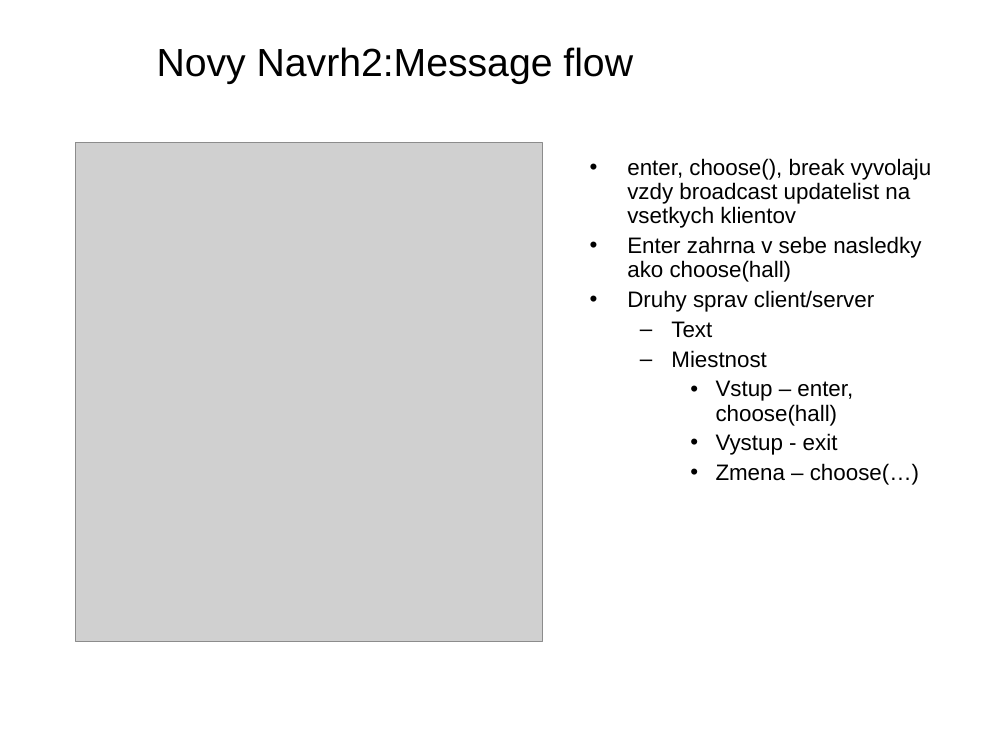
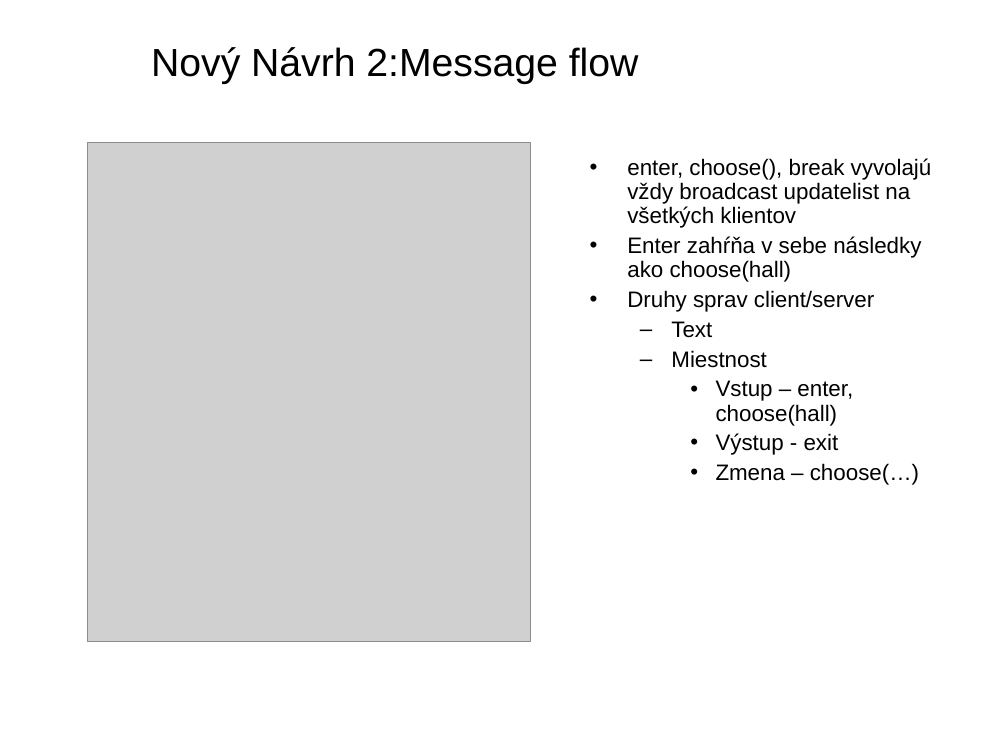
Before and after one commit to estamina/roomers, a slide deck: slide 13 of doc/chat.stano.ppt (slide 11 before the commit). Drawn at 1008x756 pixels with LibreOffice and Linux fonts; fonts in the diff are those of the drawing; grey boxes stand for pictures; background and template pictures are left out. Boxes give left, top, right and bottom in pixels: in the first picture for what was removed or moved away, otherwise in the second. Text is boxed around its words. In the diff, an @@ line names an element or a change of style, - is before the commit and + after.

```diff
--- a/doc/chat.stano.ppt
+++ b/doc/chat.stano.ppt
@@ title at (x1=151, y1=47, x2=639, y2=84): text changed @@
-Novy Navrh2:Message flow
+Nový Návrh 2:Message flow
@@ picture resized from (x1=76, y1=143, x2=542, y2=642) to (x1=88, y1=143, x2=530, y2=642) @@
@@ text at (x1=627, y1=158, x2=932, y2=282): text changed @@
-• enter, choose(), break vyvolaju vzdy broadcast updatelist na vsetkych klientov
-• Enter zahrna v sebe nasledky ako choose(hall)
+• enter, choose(), break vyvolajú vždy broadcast updatelist na všetkých klientov
+• Enter zahŕňa v sebe následky ako choose(hall)
@@ text at (x1=716, y1=433, x2=839, y2=455): text changed @@
-    • Vystup - exit
+    • Výstup - exit
```
Also in this commit, not shown: 3 other slides changed, 4 slides added.
